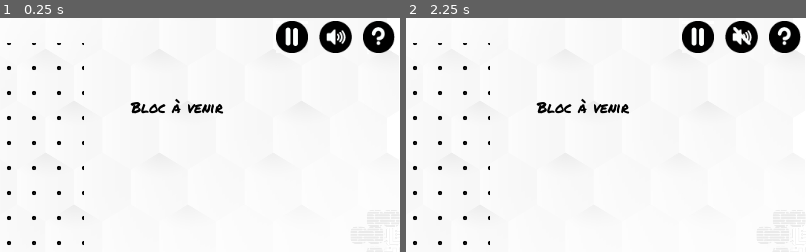
Above: before the commit, frames 1-2 (left to right).
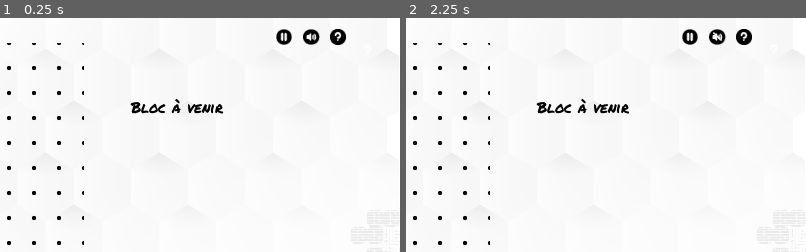
Above: after the commit, the same moments.

Repository: Henry38/Lithotris
Game: Godot game, scene res://scenes/Gameplay.tscn
The game is run twice, just before and just after one commit, with the same random seed, the same clock (stepped at 60 frames per second) and the same inputs.
Inputs (mouse positions are % of the whole screen's width and height, from its top left; square brackets give the same spot before the commit, where the layout moved):
- Up to frame 1 (0.25 s): no input
- Up to frame 2 (2.25 s): tap Enter at 0.5 s; move the mouse to (72, 45) at 0.52 s; hold D (move_right) 0.53-1.25 s; hold Shift (lithography_power_up) 0.53-1.25 s; click (72, 45) at 0.67 s; click (85, 4) [86, 4] at 1.25 s; click (89, 4) [92, 4] at 2 s
The pictures show only the part of the screen within x 50-100%, y 0-50%; the shares and areas given below are measured in that part.

The runs differ from the first frame. In frame 1, 2.6% of the frame differs, in the area x 69-99%, y 1-15%; in frame 2, 2.6%.

Commit message:
update icon

Diff:
--- a/scenes/HUBButtons.tscn
+++ b/scenes/HUBButtons.tscn
@@ -1,6 +1,6 @@
 [gd_scene load_steps=5 format=2]
 
-[ext_resource path="res://images/icons/pause.jpg" type="Texture" id=1]
+[ext_resource path="res://images/icons/pause.png" type="Texture" id=1]
 [ext_resource path="res://images/icons/son-off.png" type="Texture" id=2]
 [ext_resource path="res://images/icons/son-on.png" type="Texture" id=3]
 [ext_resource path="res://images/icons/aide.png" type="Texture" id=4]
Binary file changed: images/icons/aide.png
Binary file removed: images/icons/pause.jpg
Binary file added: images/icons/pause.png
Not shown, changed: images/icons/pause.png.import
Binary file changed: images/icons/son-off.png
Binary file changed: images/icons/son-on.png
